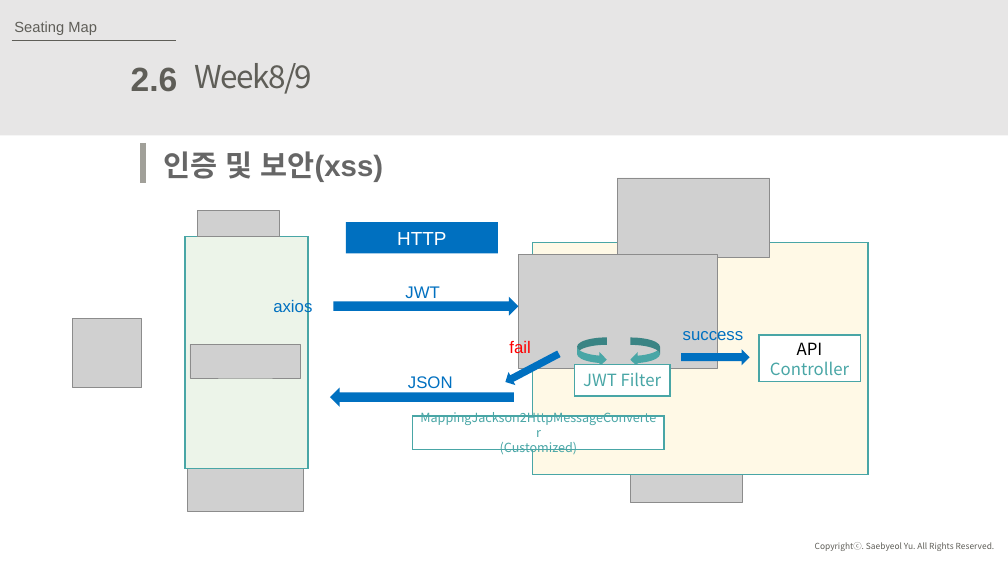
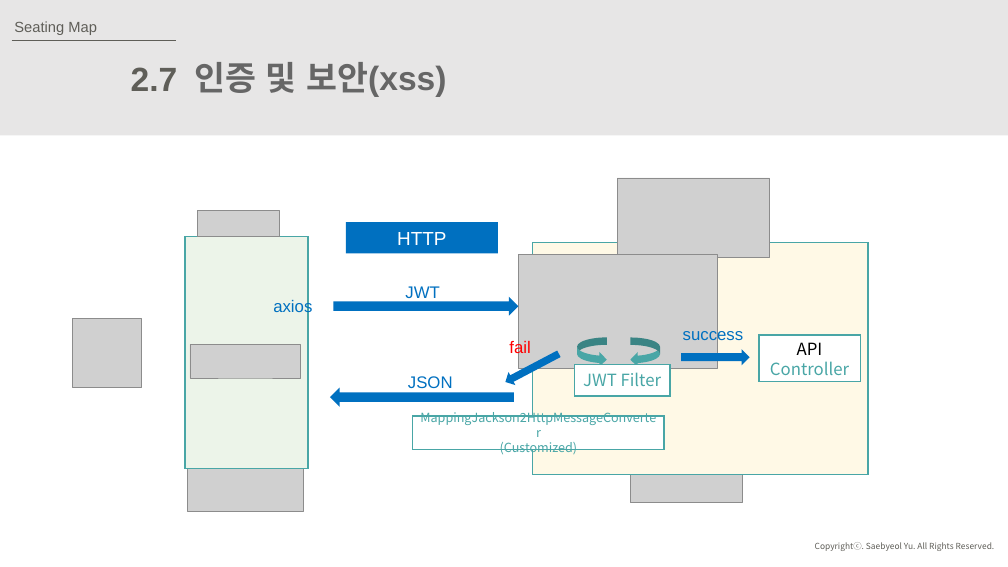
Before and after one commit to JuJinPark/interproject-process, a slide deck: slide 17 of 발표/internProject(20191015).pptx. Drawn at 1008x567 pixels with LibreOffice and Linux fonts; fonts in the diff are those of the drawing; grey boxes stand for pictures. Boxes give left, top, right and bottom in pixels: in the first picture for what was removed or moved away, otherwise in the second. Text is boxed around its words. In the diff, an @@ line names an element or a change of style, - is before the commit and + after.

```diff
--- a/발표/internProject(20191015).pptx
+++ b/발표/internProject(20191015).pptx
@@ text "인증 및 보안(xss)": place and size @@
-text "인증 및 보안(xss)" at (163, 151, 384, 182)
+text "인증 및 보안(xss)" at (195, 62, 446, 97)
@@ text "인증 및 보안(xss)" at (195, 62, 446, 97): size 28 to 32 pt @@
@@ text at (131, 67, 178, 91): text changed @@
-2.6
+2.7
@@ text removed at (195, 63, 313, 94) @@
-Week8/9
@@ line removed from (143, 143) to (143, 184) @@
```
Also in this commit, not shown: 11 other slides changed, 4 slides added, 1 slide removed.
